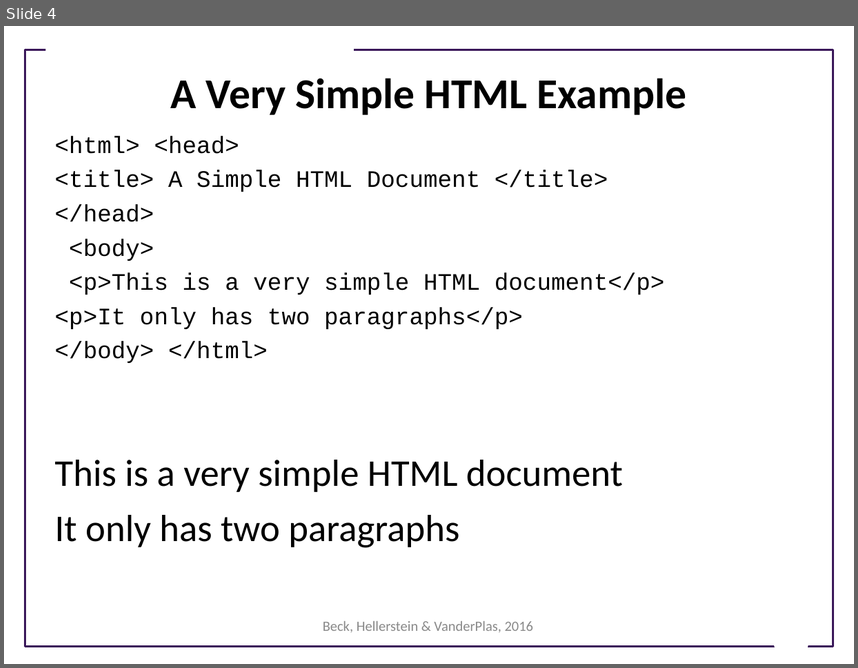
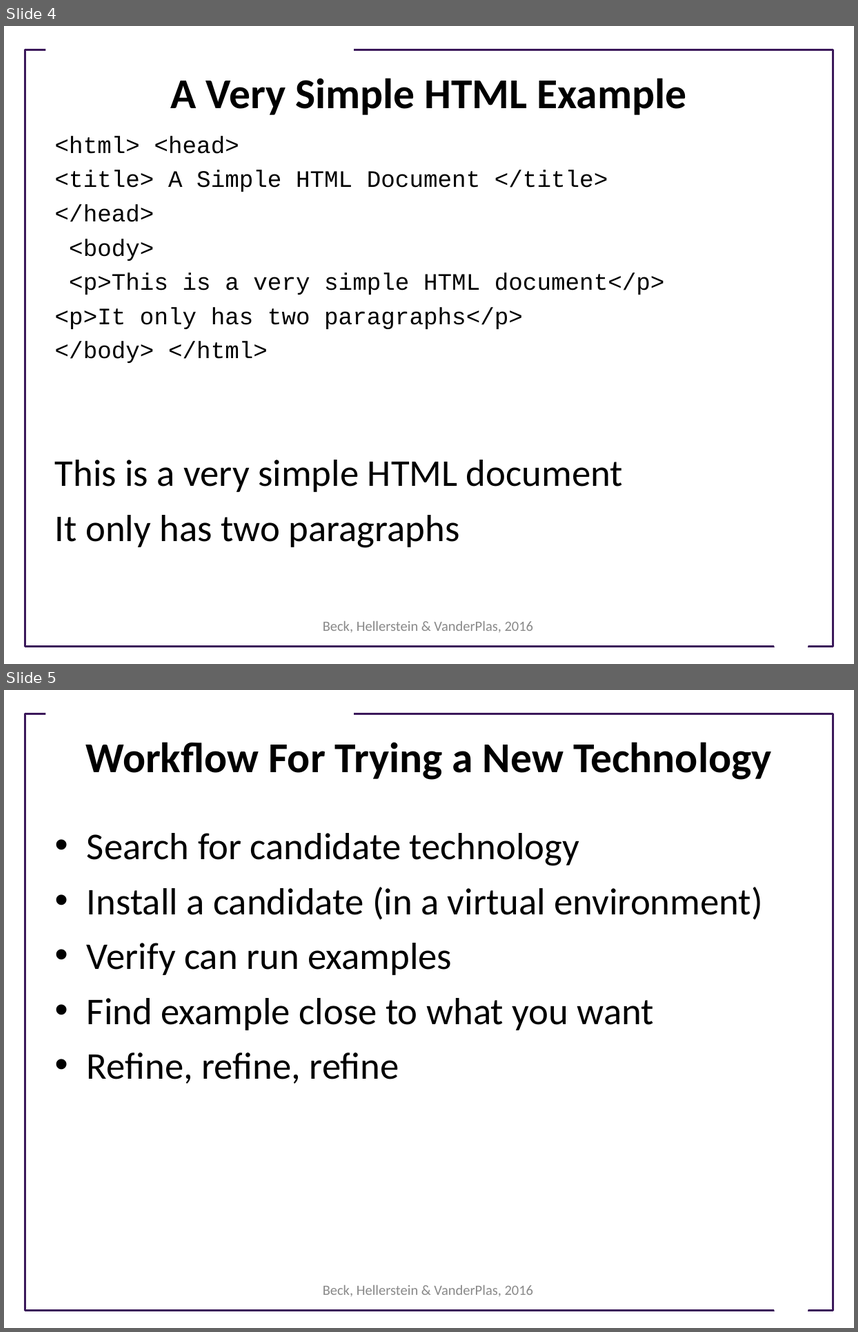
Before and after one commit to UWSEDS/LectureNotes, a slide deck: Programming-Interactivity/Programming-Interactivity.ppt. Shown one above the other, each under a label of ours: slide 4 before the commit, slides 4 and 5 after it. The pictures are 858x668 and 858x1332 pixels, drawn with LibreOffice and Linux fonts; fonts in the diff are those of the drawing; background and template pictures are left out. Boxes give left, top, right and bottom in pixels: in the first picture for what was removed or moved away, otherwise in the second. Text is boxed around its words. In the diff, an @@ line names an element or a change of style, - is before the commit and + after.

```diff
--- a/Programming-Interactivity/Programming-Interactivity.ppt
+++ b/Programming-Interactivity/Programming-Interactivity.ppt
@@ slide 5 added at [4,690,854,1328], background #FFFFFF; not listed: 3 template elements that a slide beside it also shows @@
@@ title added at [86,742,772,780], 36 pt, text #000000, bold @@
+Workflow For Trying a New Technology
@@ text added at [87,833,762,1083], 32 pt, text #000000 @@
+• Search for candidate technology
+• Install a candidate (in a virtual environment)
+• Verify can run examples
+• Find example close to what you want
+• Refine, refine, refine
@@ text added at [323,1285,534,1296], 12 pt, text #898989 @@
+Beck, Hellerstein & VanderPlas, 2016
```
Also in this commit, not shown: 2 slides changed.
